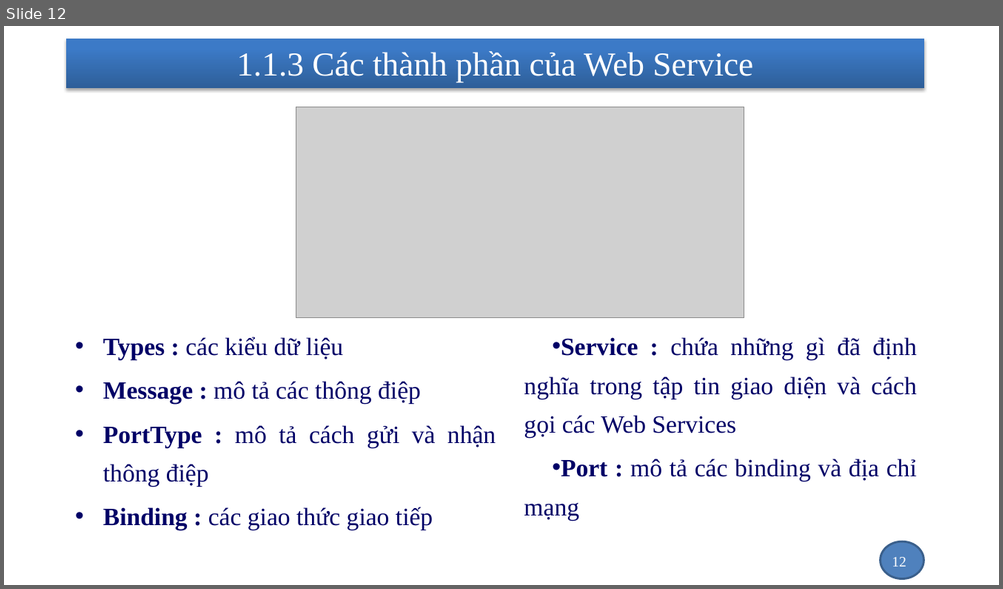
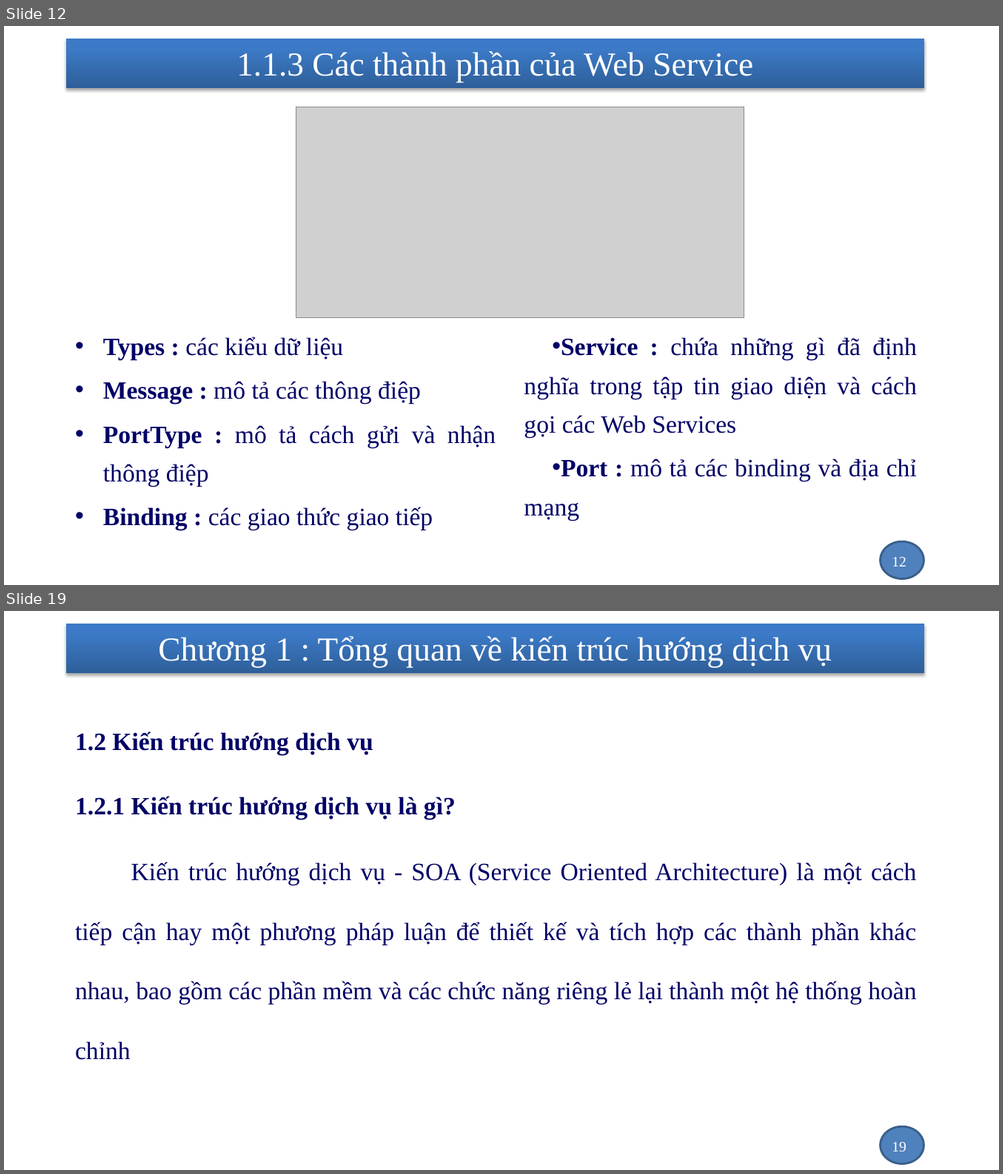
Before and after one commit to nhanhnt/LUANVAN, a slide deck: WORD/luanvan_nhanhnt_ver1.pptx. Shown one above the other, each under a label of ours: slide 12 before the commit, slides 12 and 19 after it; the slides between them are not shown. The pictures are 1003x589 and 1003x1174 pixels, drawn with LibreOffice and Linux fonts; fonts in the diff are those of the drawing; grey boxes stand for pictures; background and template pictures are left out. Boxes give left, top, right and bottom in pixels: in the first picture for what was removed or moved away, otherwise in the second. Text is boxed around its words. In the diff, an @@ line names an element or a change of style, - is before the commit and + after.

```diff
--- a/WORD/luanvan_nhanhnt_ver1.pptx
+++ b/WORD/luanvan_nhanhnt_ver1.pptx
@@ slide 19 added at <box>4,611,999,1170</box>, background picture (left out); not listed: 2 template elements that a slide beside it also shows @@
@@ title added at <box>158,636,831,667</box>, 32.4 pt, text #FFFFFF @@
+Chương 1 : Tổng quan về kiến trúc hướng dịch vụ
@@ text added at <box>75,732,916,1060</box>, 24 pt, text #000066 @@
+1.2 Kiến trúc hướng dịch vụ
+1.2.1 Kiến trúc hướng dịch vụ là gì?
+    Kiến trúc hướng dịch vụ - SOA (Service Oriented Architecture) là một cách tiếp cận hay một phương pháp luận để thiết kế và tích hợp các thành phần khác nhau, bao gồm các phần mềm và các chức năng riêng lẻ lại thành một hệ thống hoàn chỉnh
@@ page number added at <box>891,1142,906,1152</box>, 14 pt, text #FFFFFF @@
+19
```
Also in this commit, not shown: 2 slides changed, 14 other slides added, 1 other file.
